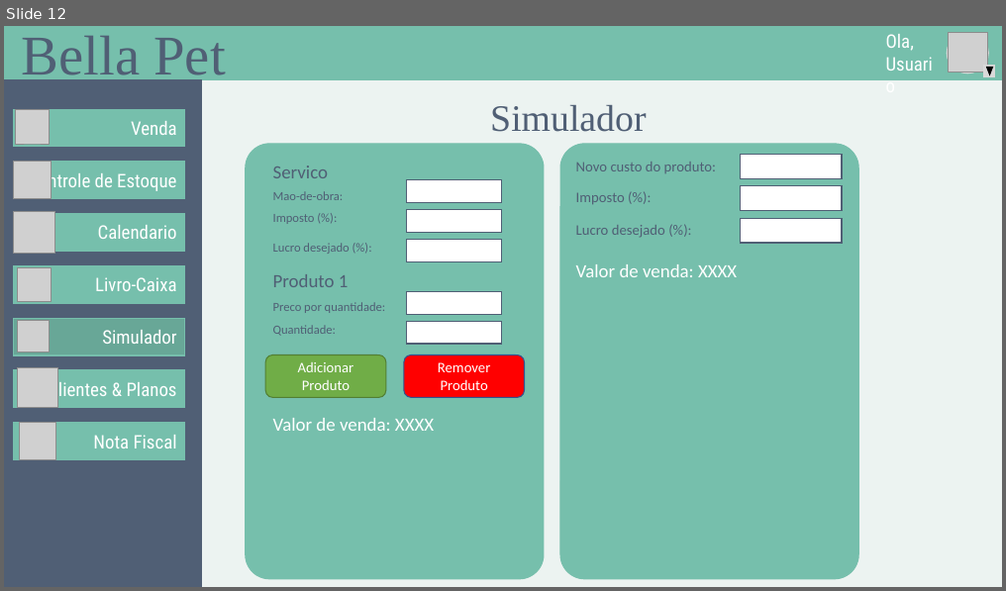
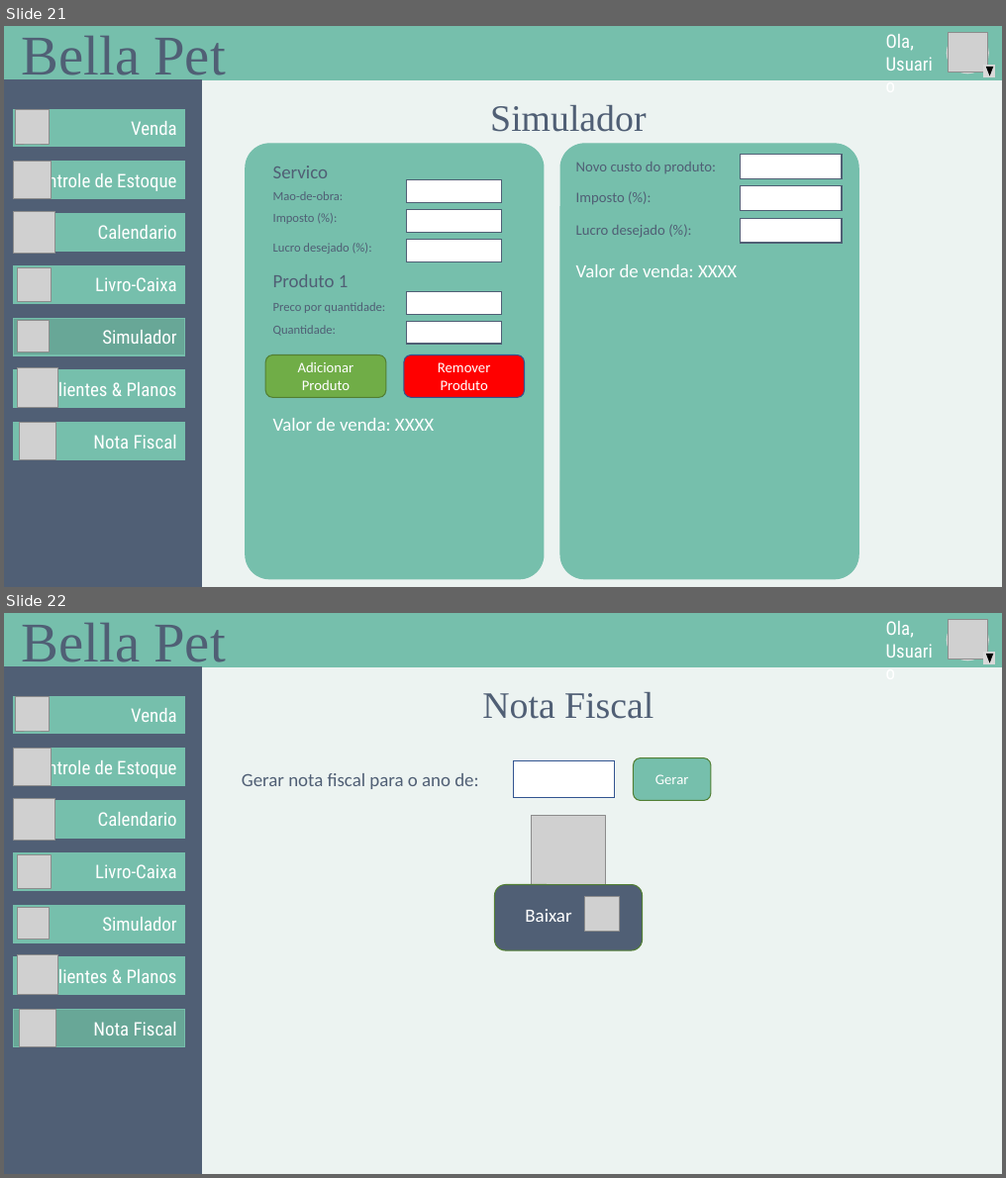
Before and after one commit to GustavoSantiago113/Administration-Help-Tool, a slide deck: Design.pptx. Shown one above the other, each under a label of ours: slide 12 before the commit, slides 21 and 22 after it. The pictures are 1006x591 and 1006x1178 pixels, drawn with LibreOffice and Linux fonts; fonts in the diff are those of the drawing; grey boxes stand for pictures. Boxes give left, top, right and bottom in pixels: in the first picture for what was removed or moved away, otherwise in the second. Text is boxed around its words. In the diff, an @@ line names an element or a change of style, - is before the commit and + after.

```diff
--- a/Design.pptx
+++ b/Design.pptx
@@ slide 22 added at (4,613,1002,1174), background #ECF3F1 @@
@@ rectangle added at (4,613,1002,666), fill #76BFAC, outline #76BFAC 1 pt @@
@@ text added at (22,623,225,672), 54 pt, text #505F75 @@
+Bella Pet
@@ text added at (886,621,914,638), 18 pt, text #FFFFFF @@
+Ola, Usuario
@@ ellipse added at (947,620,989,661), fill #D9D9D9, outline #D9D9D9 1 pt @@
@@ picture added at (948,620,988,660) @@
@@ rectangle added at (4,666,202,1174), fill #505F75, outline #505F75 1 pt @@
@@ rectangle added at (984,652,995,663), fill #D9D9D9, outline #D9D9D9 1 pt @@
@@ triangle added at (987,655,993,662), fill #000000, outline #000000 1 pt @@
@@ rectangle added at (14,696,185,734), fill #76BFAC, outline #76BFAC 1 pt, 18 pt, text #FFFFFF @@
+Venda
@@ picture added at (15,697,49,731) @@
@@ text added at (482,692,653,719), 36 pt, text #505F75 @@
+Nota Fiscal
@@ rectangle added at (14,749,185,786), fill #76BFAC, outline #76BFAC 1 pt, 18 pt, text #FFFFFF @@
+Controle de Estoque
@@ picture added at (14,748,52,785) @@
@@ rounded rectangle added at (634,759,712,801), fill #76BFAC, outline #538035 1 pt, 14 pt, text #FFFFFF @@
+Gerar
@@ text added at (242,773,478,789), 18 pt, text #505F75 @@
+Gerar nota fiscal para o ano de:
@@ rectangle added at (514,761,615,798), fill #FFFFFF, outline #325491 1 pt @@
@@ rectangle added at (14,801,185,839), fill #76BFAC, outline #76BFAC 1 pt, 18 pt, text #FFFFFF @@
+Calendario
@@ picture added at (14,799,54,840) @@
@@ picture added at (531,816,606,891) @@
@@ rectangle added at (14,853,185,890), fill #76BFAC, outline #76BFAC 1 pt, 18 pt, text #FFFFFF @@
+Livro-Caixa
@@ picture added at (18,855,52,888) @@
@@ rectangle added at (14,905,185,943), fill #76BFAC, outline #76BFAC 1 pt, 18 pt, text #FFFFFF @@
+Simulador
@@ picture added at (18,908,49,940) @@
@@ rounded rectangle added at (494,884,642,951), fill #505F75, outline #538035 1 pt @@
@@ text added at (525,909,571,922), 18 pt, text #FFFFFF @@
+Baixar
@@ picture added at (584,897,619,931) @@
@@ rectangle added at (14,958,185,995), fill #76BFAC, outline #76BFAC 1 pt, 18 pt, text #FFFFFF @@
+Clientes & Planos
@@ picture added at (18,956,57,995) @@
@@ rectangle added at (14,1010,185,1048), fill #68A797, outline #76BFAC 1 pt, 18 pt, text #FFFFFF @@
+Nota Fiscal
@@ picture added at (19,1010,56,1048) @@
@@ what was slide 12 is now slide 21 @@
```
Also in this commit, not shown: 5 slides changed, 9 other slides added, 7 other files.
